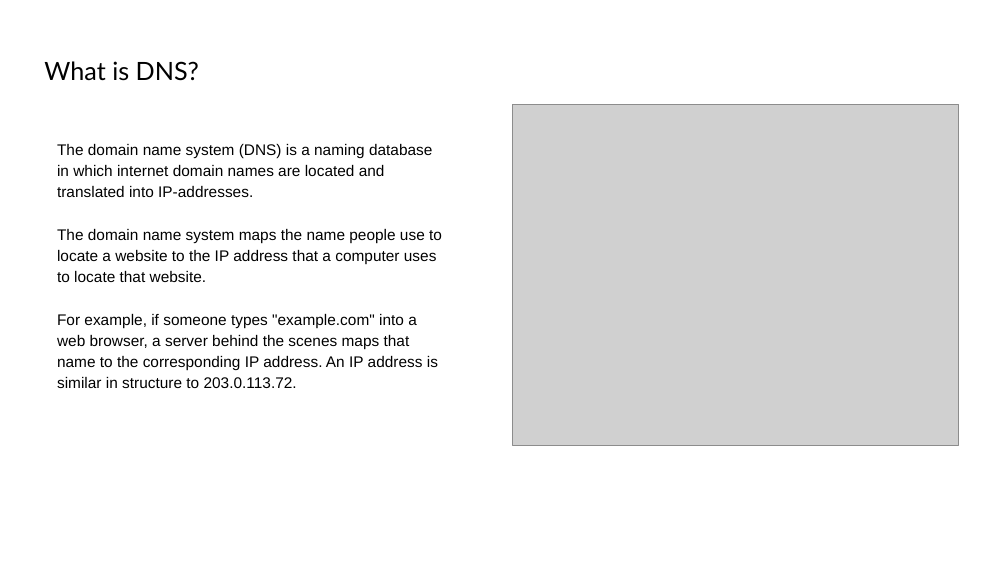
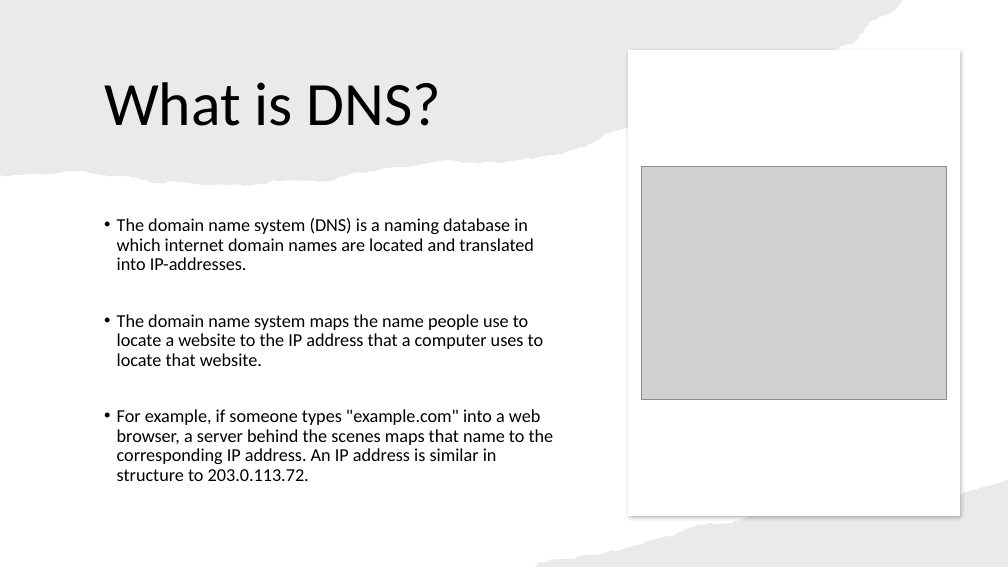
Before and after one commit to IlyaChakun/aws-iba-courses, a slide deck: slide 2 of lecture-materials/Network&ContentDelivery/route53/route53.pptx. Drawn at 1008x567 pixels with LibreOffice and Linux fonts; fonts in the diff are those of the drawing; grey boxes stand for pictures. Boxes give left, top, right and bottom in pixels: in the first picture for what was removed or moved away, otherwise in the second. Text is boxed around its words. In the diff, an @@ line names an element or a change of style, - is before the commit and + after.

```diff
--- a/lecture-materials/Network&ContentDelivery/route53/route53.pptx
+++ b/lecture-materials/Network&ContentDelivery/route53/route53.pptx
@@ freeform shape added at (0,0,902,186), fill #82766A at 15% opacity @@
@@ title "What is DNS?": place and size @@
-title "What is DNS?" at (44,61,199,81)
+title "What is DNS?" at (104,82,441,126)
@@ title "What is DNS?" at (104,82,441,126): size 18 to 44 pt, font Lato to Calibri; vertical alignment top to middle @@
@@ freeform shape added at (628,50,960,516), fill #FFFFFF @@
@@ picture: place and size @@
-picture at (513,104,959,445)
+picture at (642,167,947,400)
@@ text "The domain name system (DNS) ...": place and size @@
-text "The domain name system (DNS) ..." at (57,144,442,388)
+text "The domain name system (DNS) ..." at (117,218,554,481)
@@ text "The domain name system (DNS) ..." at (117,218,554,481): size 11 to 13 pt, font Arial to Calibri; bullet none to •; line spacing 1.15 to 0.9; more space between paragraphs @@
@@ freeform shape added at (533,480,1008,567), fill #82766A at 15% opacity @@
```
Also in this commit, not shown: 17 other slides changed, 4 slides added, 1 slide removed, 49 other files.
